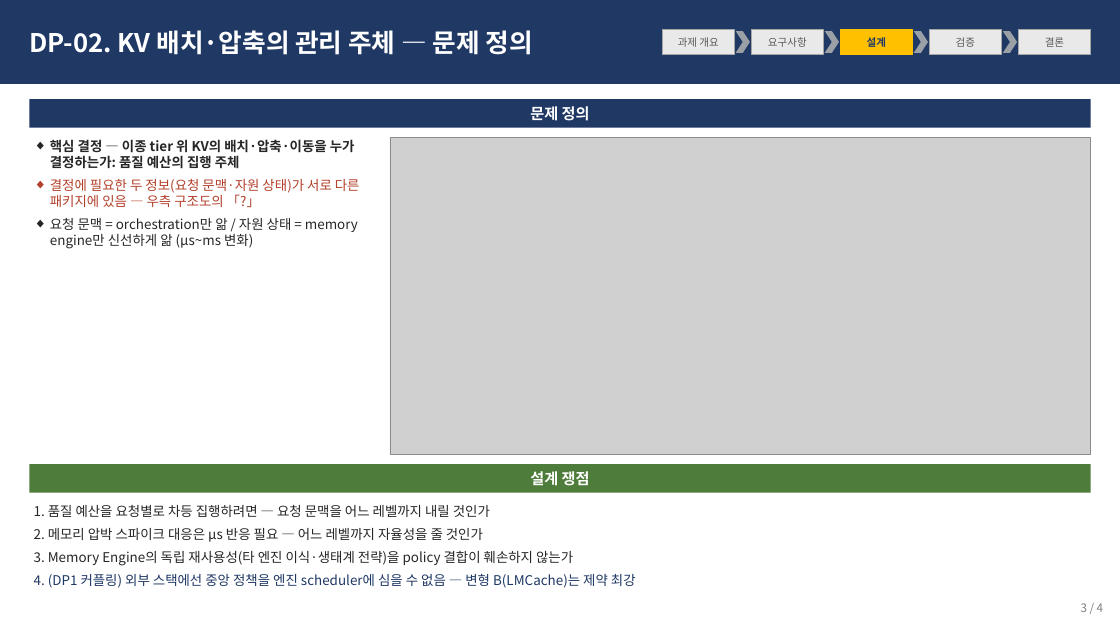
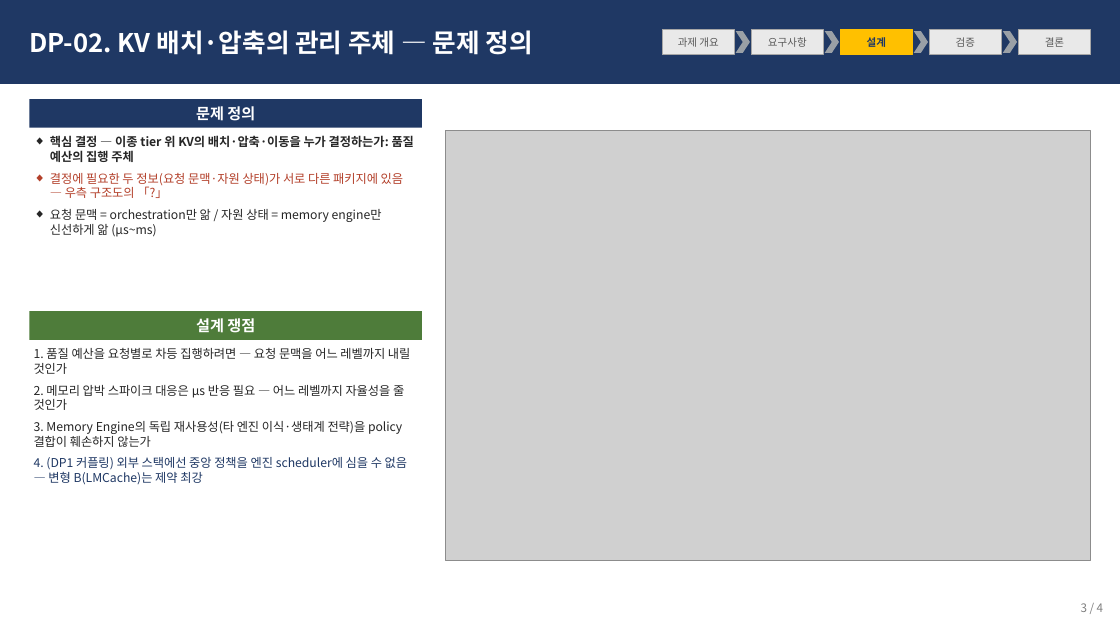
Before and after one commit to mkim0628/architect, a slide deck: slide 3 of docs/mcr_dp12_deck.pptx. Drawn at 1120x630 pixels with LibreOffice and Linux fonts; fonts in the diff are those of the drawing; grey boxes stand for pictures. Boxes give left, top, right and bottom in pixels: in the first picture for what was removed or moved away, otherwise in the second. Text is boxed around its words. In the diff, an @@ line names an element or a change of style, - is before the commit and + after.

```diff
--- a/docs/mcr_dp12_deck.pptx
+++ b/docs/mcr_dp12_deck.pptx
@@ rectangle: place and size @@
-rectangle at <box>29,99,1091,128</box>
+rectangle at <box>29,99,422,128</box>
@@ text "문제 정의": place and size @@
-text "문제 정의" at <box>530,106,590,121</box>
+text "문제 정의" at <box>196,106,255,121</box>
@@ text at <box>50,135,414,198</box>: size 11.5 to 10.5 pt in "핵심 결정 — 이종 tier 위 KV의 ...", "결정에 필요한 두 정보(요청 문맥·자원 상태)가 서로 ..." @@
@@ picture: place and size @@
-picture at <box>390,138,1091,455</box>
+picture at <box>445,131,1091,561</box>
@@ text at <box>50,209,382,237</box>: text changed; size 11.5 to 10.5 pt @@
-◆ 요청 문맥 = orchestration만 앎 / 자원 상태 = memory engine만 신선하게 앎 (μs~ms 변화)
+◆ 요청 문맥 = orchestration만 앎 / 자원 상태 = memory engine만 신선하게 앎 (μs~ms)
@@ rectangle added at <box>29,312,422,340</box>, fill #4E7C3A @@
@@ text "설계 쟁점": place and size @@
-text "설계 쟁점" at <box>530,471,590,486</box>
+text "설계 쟁점" at <box>196,318,255,333</box>
@@ text "1. 품질 예산을 요청별로 차등 ...": place and size @@
-text "1. 품질 예산을 요청별로 차등 ..." at <box>34,505,636,588</box>
+text "1. 품질 예산을 요청별로 차등 ..." at <box>34,348,410,485</box>
@@ text "1. 품질 예산을 요청별로 차등 ..." at <box>34,348,410,485</box>: size 11.5 to 10.5 pt @@
@@ rectangle removed at <box>29,465,1091,493</box> @@
```
Also in this commit, not shown: 3 other slides changed, 1 other file.
